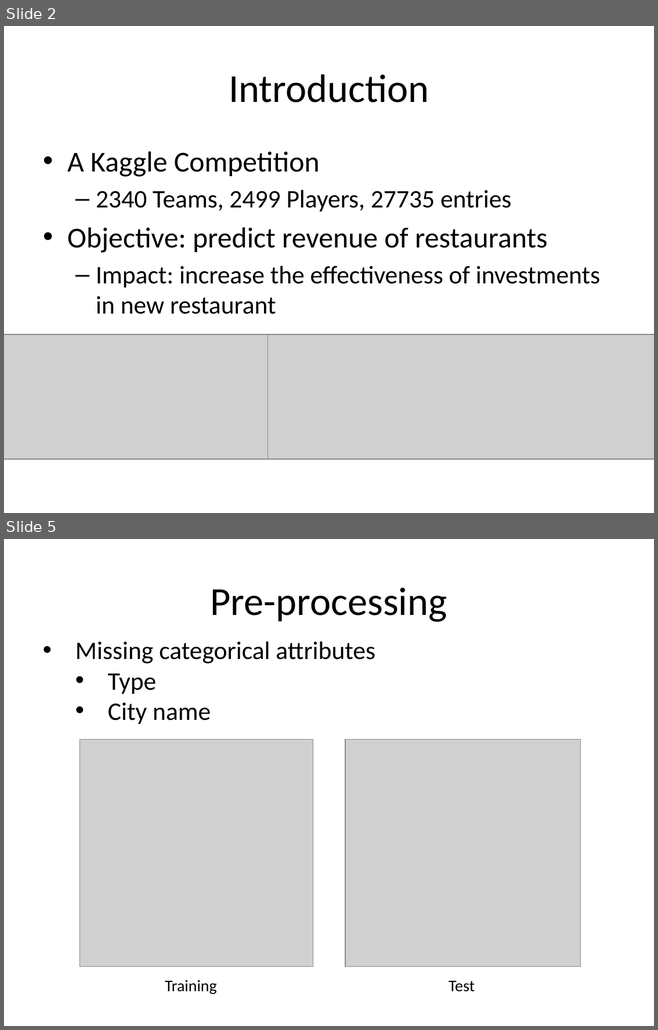
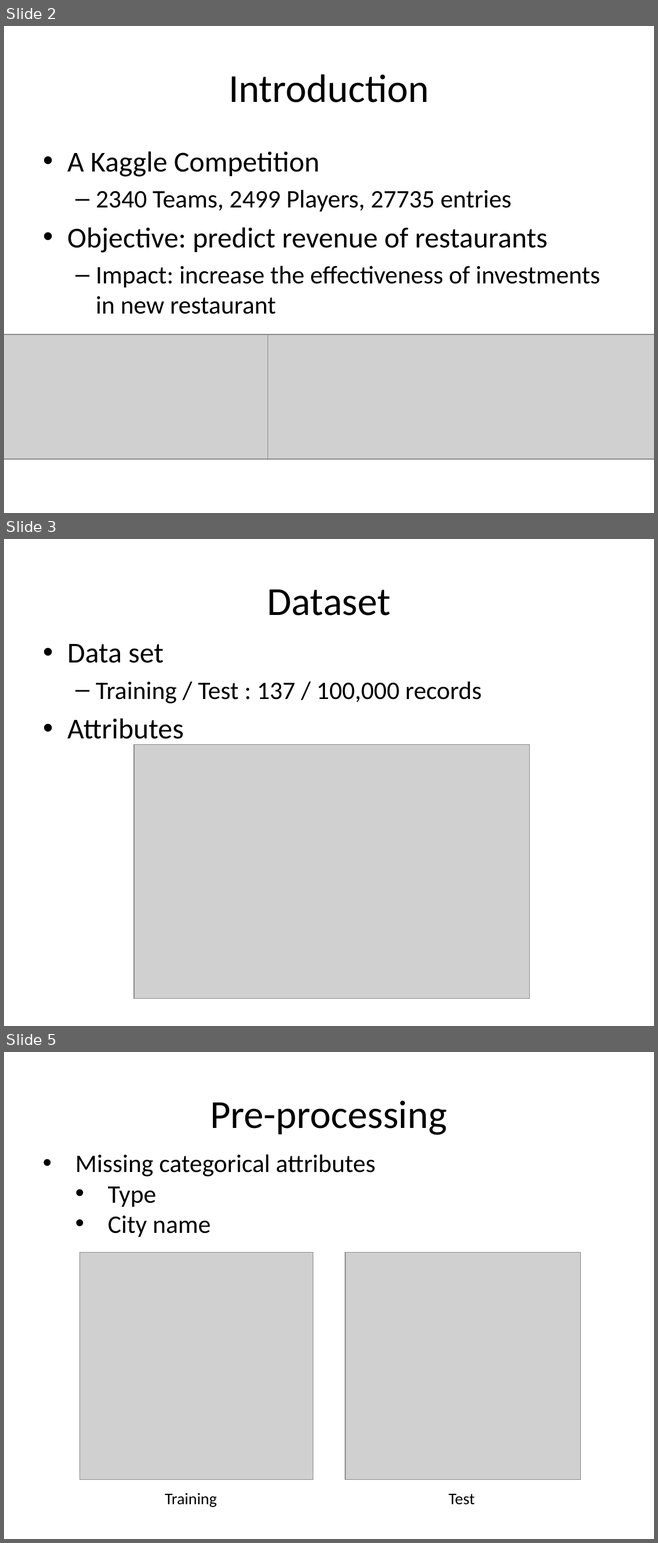
Before and after one commit to hxwang/revenue-prediction, a slide deck: doc/presentation/revenue-prediction.pptx. Shown one above the other, each under a label of ours: slides 2 and 5 before the commit, slides 2, 3 and 5 after it; the slides between them are not shown. The pictures are 658x1030 and 658x1543 pixels, drawn with LibreOffice and Linux fonts; fonts in the diff are those of the drawing; grey boxes stand for pictures. Boxes give left, top, right and bottom in pixels: in the first picture for what was removed or moved away, otherwise in the second. Text is boxed around its words. In the diff, an @@ line names an element or a change of style, - is before the commit and + after.

```diff
--- a/doc/presentation/revenue-prediction.pptx
+++ b/doc/presentation/revenue-prediction.pptx
@@ slide 3 added at box(4, 539, 654, 1026), background #FFFFFF @@
@@ title added at box(267, 589, 390, 616), 44 pt, text #000000 @@
+Dataset
@@ text added at box(67, 644, 481, 745), 28 pt, text #000000 @@
+• Data set
+  – Training / Test : 137 / 100,000 records
+• Attributes
@@ picture added at box(134, 745, 529, 999) @@
```
Also in this commit, not shown: 2 slides changed, 4 other files.
